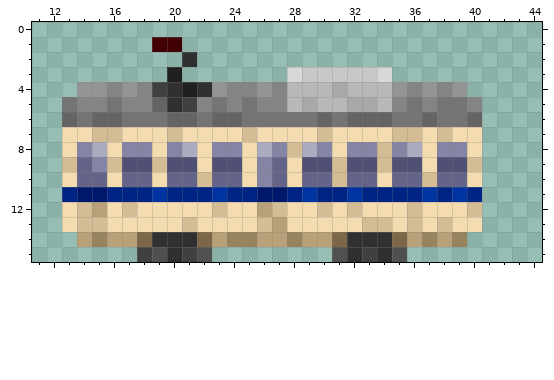
Pixel-art file: src/trams/kumamoto/1060/kuma1060_purchase.aseprite. The first picture shows the starting point.
76x16 pixels, 1 frame. Shown: x 11..44, y 0..15.
The same view after the edit:
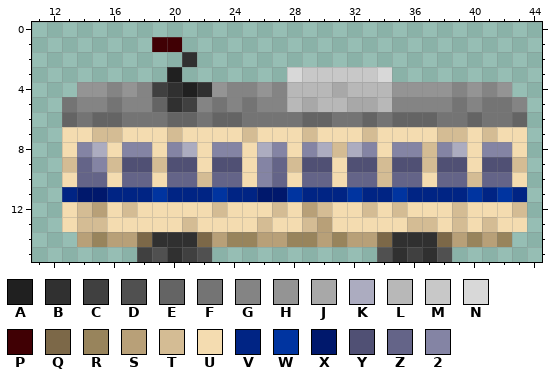
Palette (. is transparent): A #202020  B #303030  C #404040  D #505050  E #646464  F #747474  G #848484  H #949494  J #a8a8a8  K #acacc0  L #b8b8b8  M #c8c8c8  N #d8d8d8  P #400004  Q #7c6848  R #98845c  S #b8a078  T #d4bc94  U #f4dcb0  V #002484  W #0034a0  X #00186c  Y #505074  Z #646488  2 #8484a4
The edit:
--- layer "1060"
@@ x 24..44 @@
  3 ....NMMMMMN..........
- 4 GGHGLLLJLLLHGHGH.....
- 5 GFGGLJLLJJLGFGFFG....
- 6 EFFFFFEFEEEFFEFFE....
- 7 UTUUUUTUUUUTTUTUU....
- 8 2UK2TK2U22T2KU22U....
- 9 YU2ZUYYTYYTYYUYYT....
-10 ZU2ZUZZTZZUZZTZZU....
-11 VVXXVWVVWVVVVWVWV....
-12 UUSTUUTUTUUUTUUUT....
-13 UUTSUUUUUTTUTUTUU....
-14 RRSSRSSQBBBQSRSR.....
-15 .......DBCBD.........
+ 4 GGHGLLLJLLLHHHHGHGH..
+ 5 GFGGLJLLJJLGGGGFGFFG.
+ 6 EFFFFEEFFEFEEEFFEFFE.
+ 7 UTUUUTUUUTUUUUTTUTUU.
+ 8 2UK2U2KTK2U22T2KU22U.
+ 9 YU2ZTYYUYYTYYTYYUYYT.
+10 ZU2ZUZZUZZTZZUZZTZZU.
+11 VVXXWVVVWVVWVVVVWVWV.
+12 UUUTUSTUUTUTUUUTUUUT.
+13 UUTUUTSUUUUUTTUTUTUU.
+14 RRSSRRSRSSQBBBQSRSR..
+15 ..........DBCBD......
Pixel boxes of the changes (left, top, right, bottom) in both pictures:
changed: (257, 82, 527, 262)
